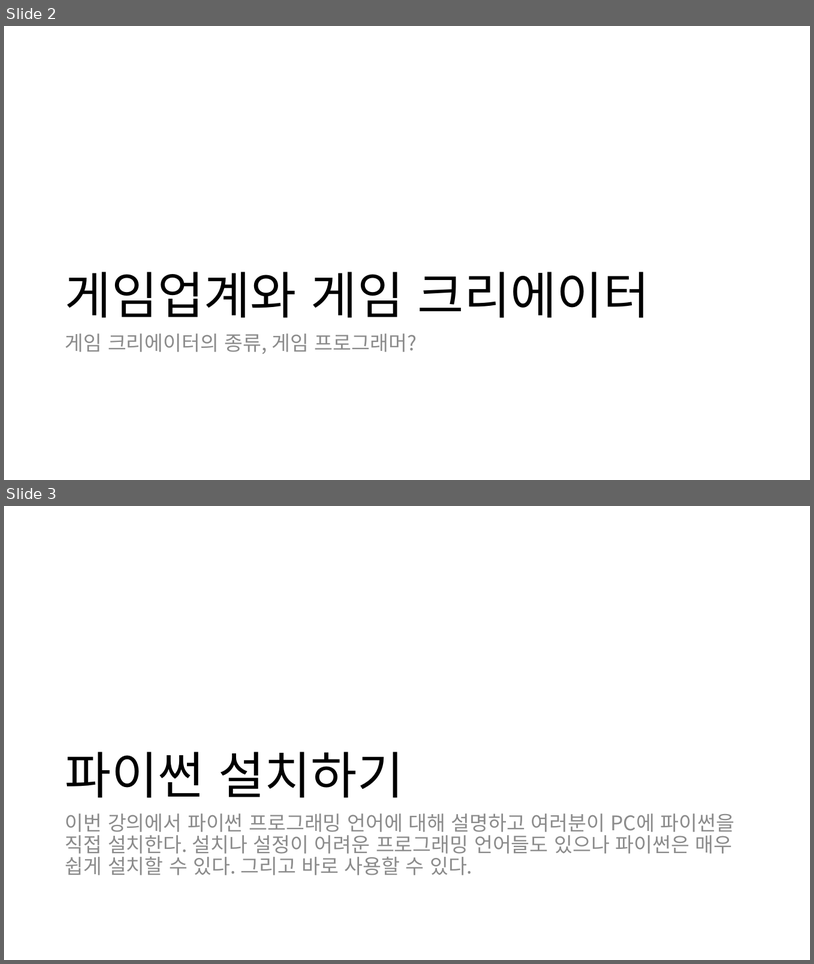
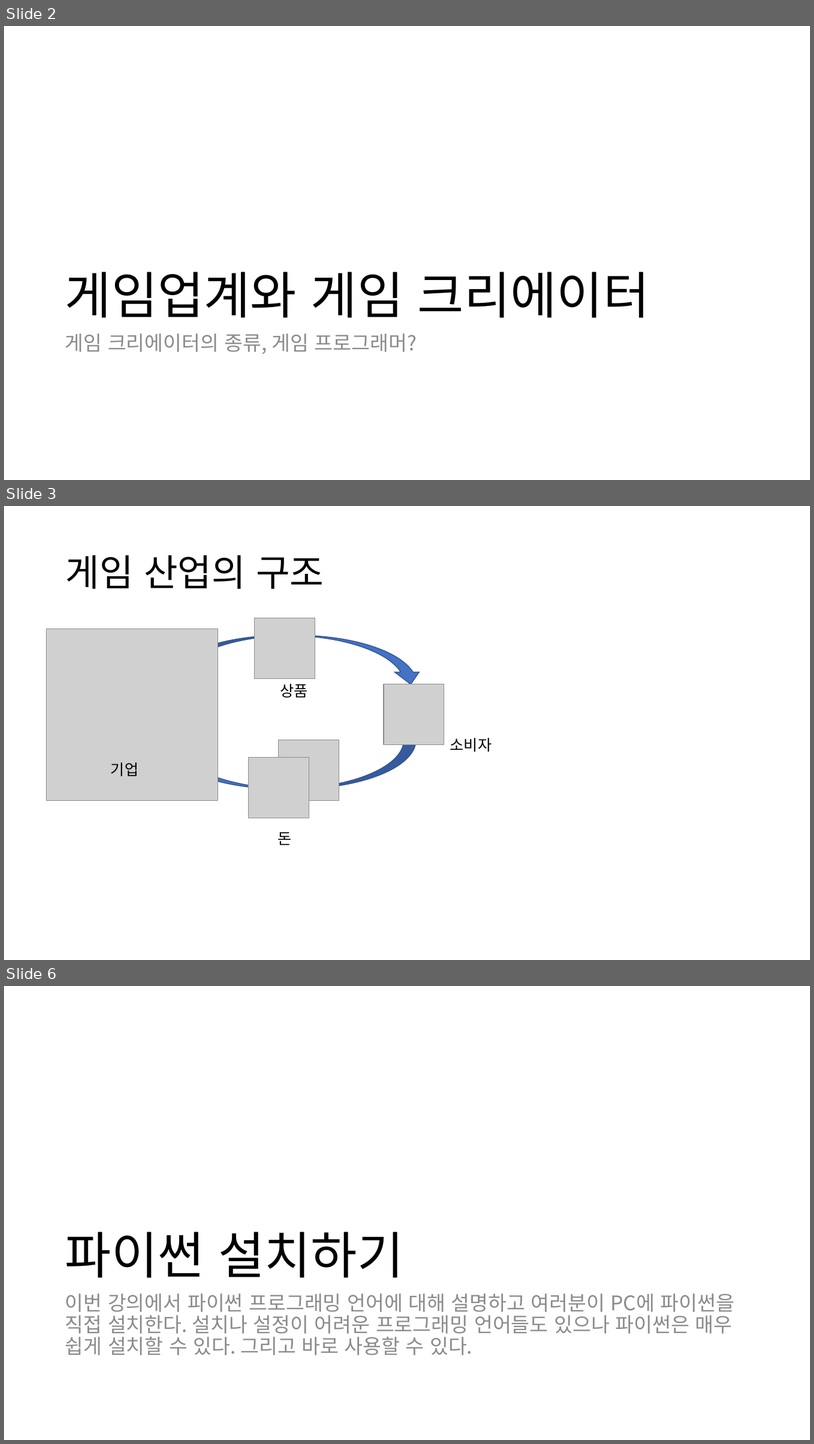
Before and after one commit to EastupGame/PythonGameDev, a slide deck: 게임개발기초과정 파이썬.pptx. Shown one above the other, each under a label of ours: slides 2 and 3 before the commit, slides 2, 3 and 6 after it; the slides between them are not shown. The pictures are 814x964 and 814x1444 pixels, drawn with LibreOffice and Linux fonts; fonts in the diff are those of the drawing; grey boxes stand for pictures. Boxes give left, top, right and bottom in pixels: in the first picture for what was removed or moved away, otherwise in the second. Text is boxed around its words. In the diff, an @@ line names an element or a change of style, - is before the commit and + after.

```diff
--- a/게임개발기초과정 파이썬.pptx
+++ b/게임개발기초과정 파이썬.pptx
@@ slide 3 added at (4,506,810,960), background #FFFFFF @@
@@ title added at (65,555,324,589), 44 pt, text #000000 @@
+게임 산업의 구조
@@ picture added at (47,629,218,801) @@
@@ picture added at (255,618,315,678) @@
@@ curved down arrow added at (163,636,423,684), fill #4472C4, outline #325491 1 pt @@
@@ text added at (281,684,308,697), 18 pt, text #000000 @@
+상품
@@ picture added at (384,684,444,745) @@
@@ curved down arrow added at (156,739,416,789), fill #4472C4, outline #325491 1 pt @@
@@ picture added at (279,739,339,800) @@
@@ text added at (450,738,492,751), 18 pt, text #000000 @@
+소비자
@@ picture added at (248,757,309,817) @@
@@ text added at (111,762,138,776), 18 pt, text #000000 @@
+기업
@@ text added at (278,832,292,845), 18 pt, text #000000 @@
+돈
@@ what was slide 3 is now slide 6 @@
```
Also in this commit, not shown: 2 other slides added.
